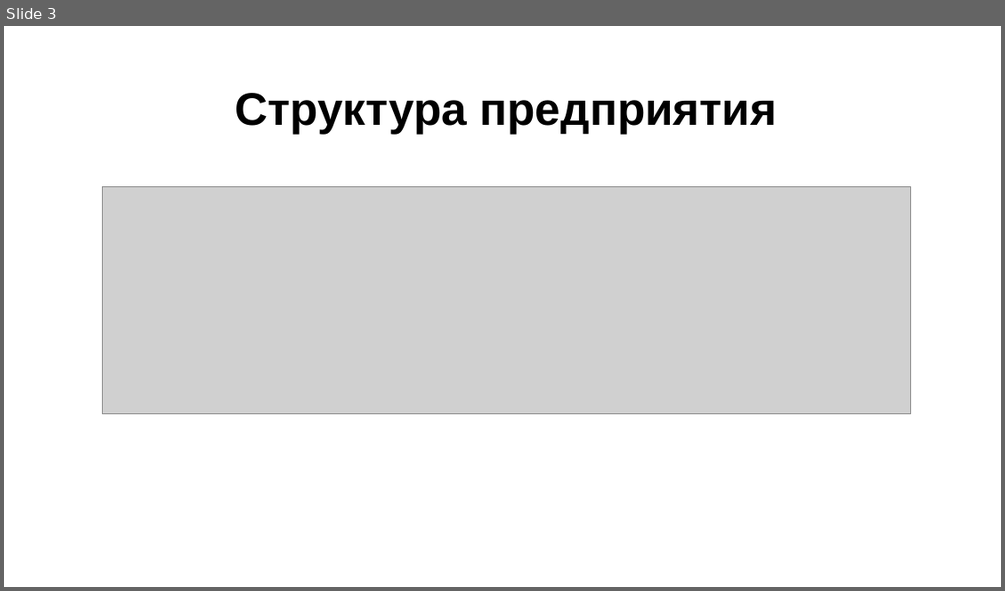
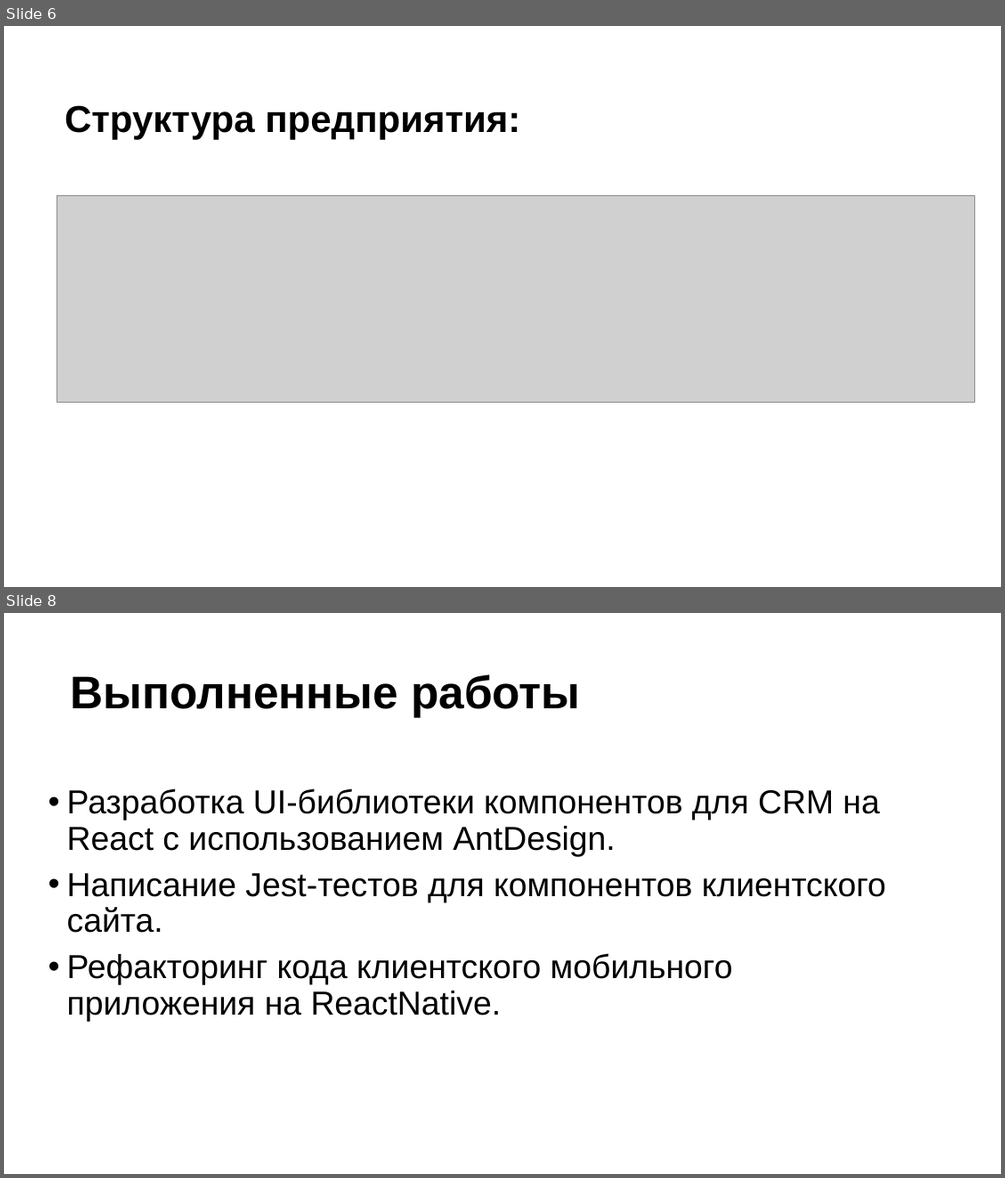
Before and after one commit to dsyt17/works, a slide deck: Отчет по практике/Отчет Гончаров.pptx. Shown one above the other, each under a label of ours: slide 3 before the commit, slides 6 and 8 after it; the slides between them are not shown. The pictures are 1005x591 and 1005x1178 pixels, drawn with LibreOffice and Linux fonts; fonts in the diff are those of the drawing; grey boxes stand for pictures. Boxes give left, top, right and bottom in pixels: in the first picture for what was removed or moved away, otherwise in the second. Text is boxed around its words. In the diff, an @@ line names an element or a change of style, - is before the commit and + after.

```diff
--- a/Отчет по практике/Отчет Гончаров.pptx
+++ b/Отчет по практике/Отчет Гончаров.pptx
@@ slide 8 added at box(4, 613, 1001, 1174), background #FFFFFF @@
@@ title added at box(70, 674, 581, 717), 44 pt, text #000000, bold @@
+Выполненные работы
@@ text added at box(67, 788, 886, 1021), 32 pt, text #000000 @@
+• Разработка UI-библиотеки компонентов для CRM на React с использованием AntDesign.
+• Написание Jest-тестов для компонентов клиентского сайта.
+• Рефакторинг кода клиентского мобильного приложения на ReactNative.
@@ what was slide 3 is now slide 6 @@
@@ slide 6 changed as well @@
@@ text "Структура предприятия:" at box(65, 105, 520, 139): vertical alignment middle to top @@
@@ text at box(65, 105, 520, 139): text changed; size 44 to 36 pt @@
-Структура предприятия
+Структура предприятия:
@@ picture: place and size @@
-picture at box(102, 187, 910, 413)
+picture at box(57, 196, 975, 402)
```
Also in this commit, not shown: 2 other slides changed, 7 other slides added, 7 slides removed.
